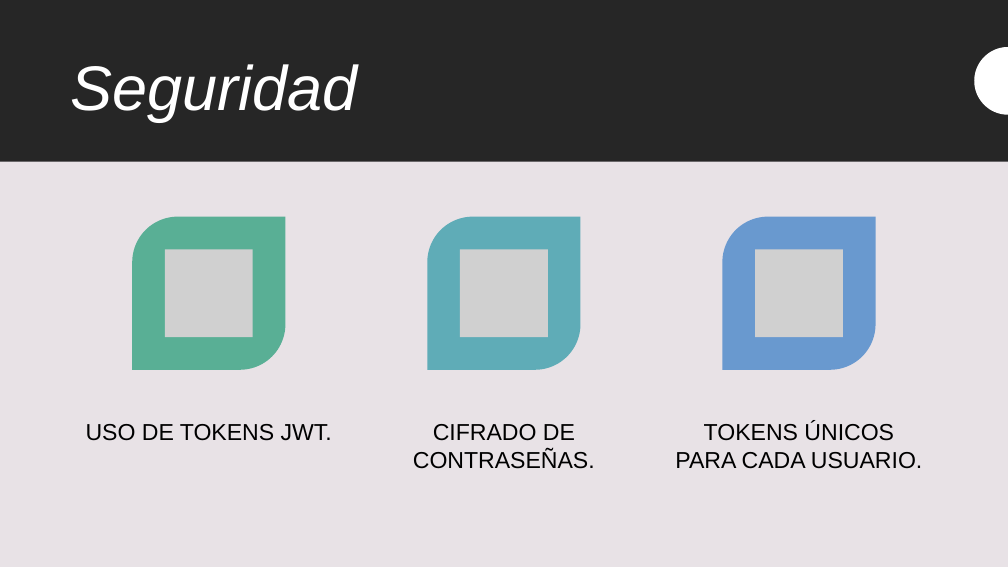
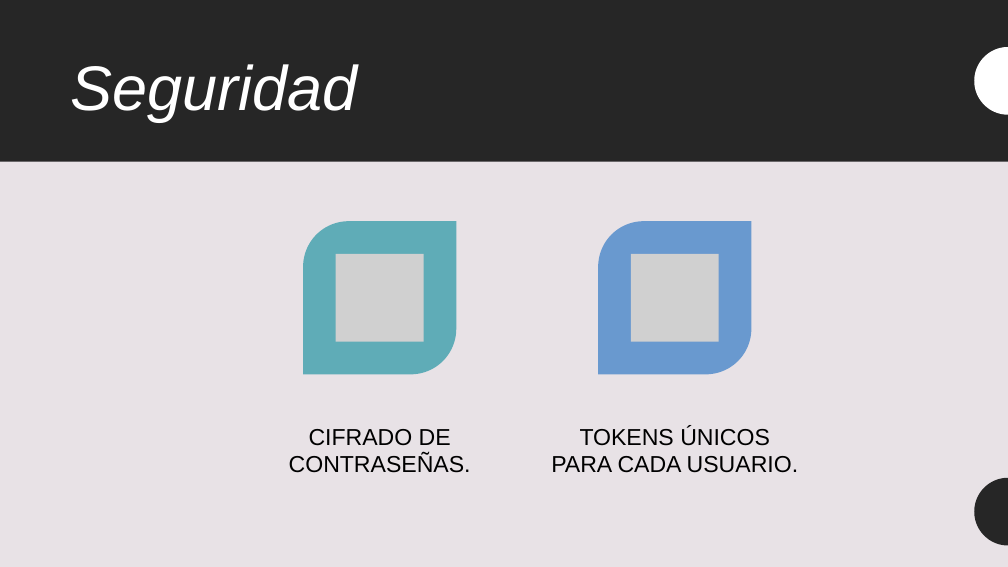
Before and after one commit to Bastian-Bouffanais/capstone_inmobiliapp, a slide deck: slide 16 of Fase 3/Evidencias Grupales/Presentación final del Proyecto.pptx. Drawn at 1008x567 pixels with LibreOffice and Linux fonts; fonts in the diff are those of the drawing; grey boxes stand for pictures. Boxes give left, top, right and bottom in pixels: in the first picture for what was removed or moved away, otherwise in the second. Text is boxed around its words. In the diff, an @@ line names an element or a change of style, - is before the commit and + after.

```diff
--- a/Fase 3/Evidencias Grupales/Presentación final del Proyecto.pptx
+++ b/Fase 3/Evidencias Grupales/Presentación final del Proyecto.pptx
@@ rectangle removed at (0,0,1008,567) @@
@@ round diag rect removed at (132,217,286,371) @@
@@ 2 pictures, 2 texts, 2 round diag rects: place and size @@
-2 pictures, 2 texts, 2 round diag rects at (413,217,922,469)
+2 pictures, 2 texts, 2 round diag rects at (289,222,798,473)
@@ picture removed at (165,250,253,337) @@
@@ text removed at (86,424,332,441) @@
-USO DE TOKENS JWT.
```
Also in this commit, not shown: 4 other slides changed, 2 slides added, 2 slides removed.
